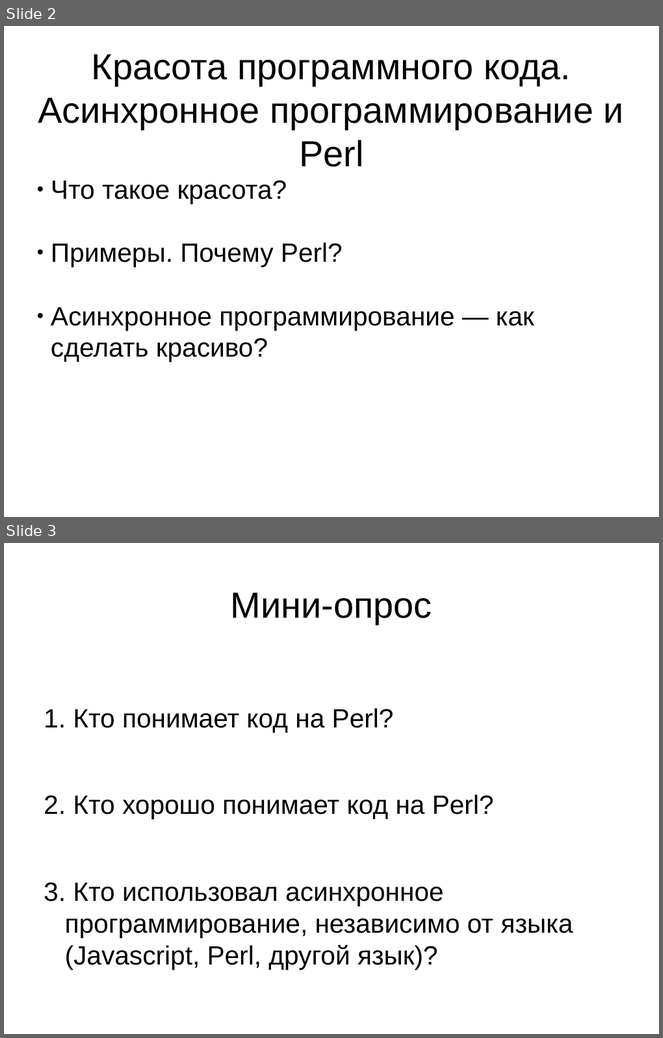
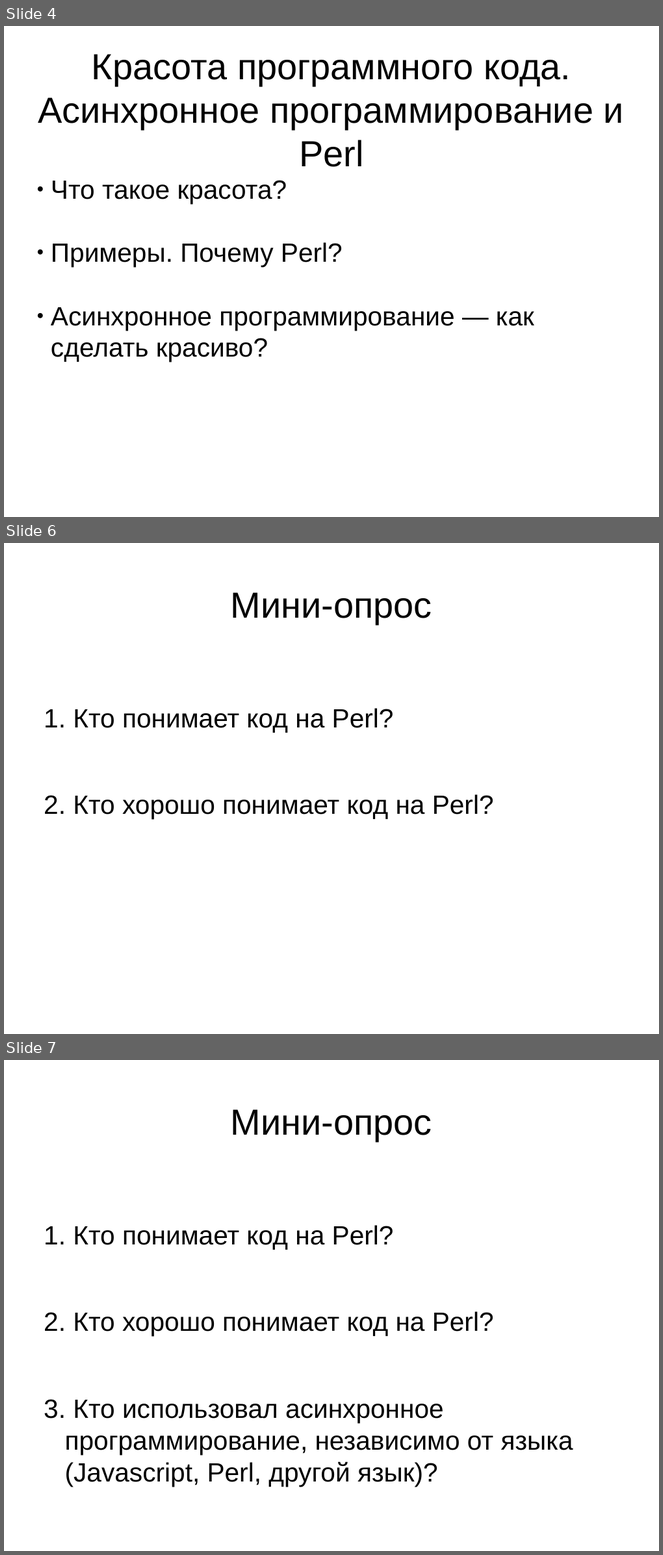
Before and after one commit to altersign/code-beauty, a slide deck: slideshow.odp. Shown one above the other, each under a label of ours: slides 2 and 3 before the commit, slides 4, 6 and 7 after it; the slides between them are not shown. The pictures are 663x1038 and 663x1555 pixels, drawn with LibreOffice and Linux fonts; fonts in the diff are those of the drawing. Boxes give left, top, right and bottom in pixels: in the first picture for what was removed or moved away, otherwise in the second. Text is boxed around its words. In the diff, an @@ line names an element or a change of style, - is before the commit and + after.

```diff
--- a/slideshow.odp
+++ b/slideshow.odp
@@ slide 6 added at (4, 543, 659, 1034), background #FFFFFF @@
@@ title added at (231, 592, 432, 624), 44 pt, text #000000 @@
+Мини-опрос
@@ text added at (73, 708, 494, 819), 32 pt, text #000000 @@
+1. Кто понимает код на Perl?
+2. Кто хорошо понимает код на Perl?
@@ what was slide 2 is now slide 4 @@
@@ what was slide 3 is now slide 7 @@
```
Also in this commit, not shown: 1 slide changed, 24 other slides added.
